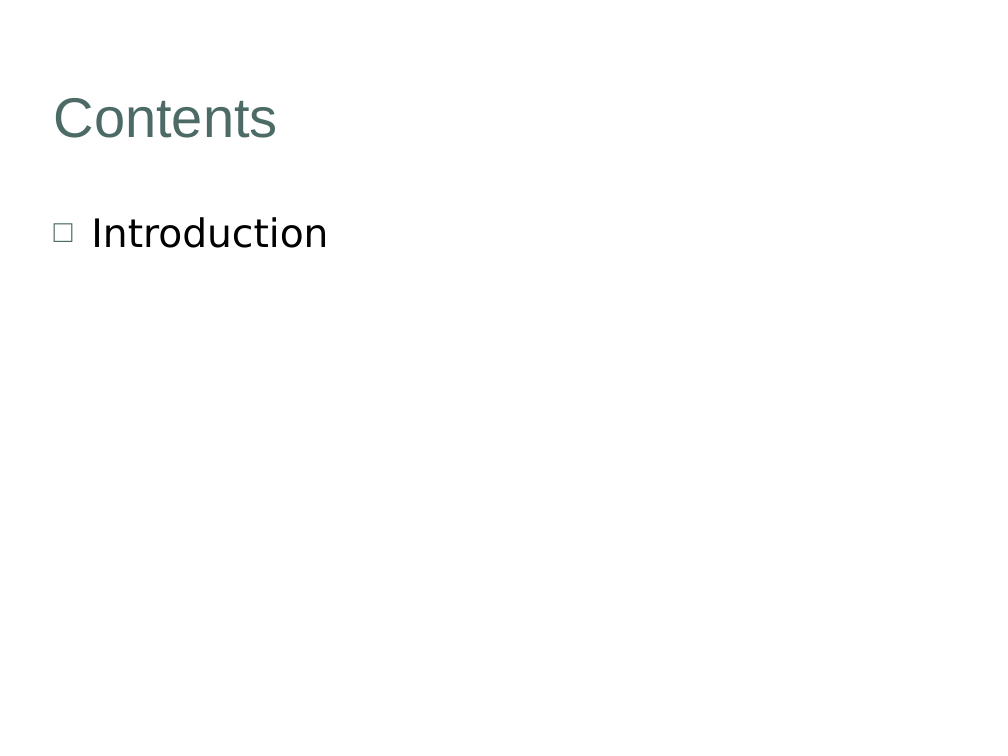
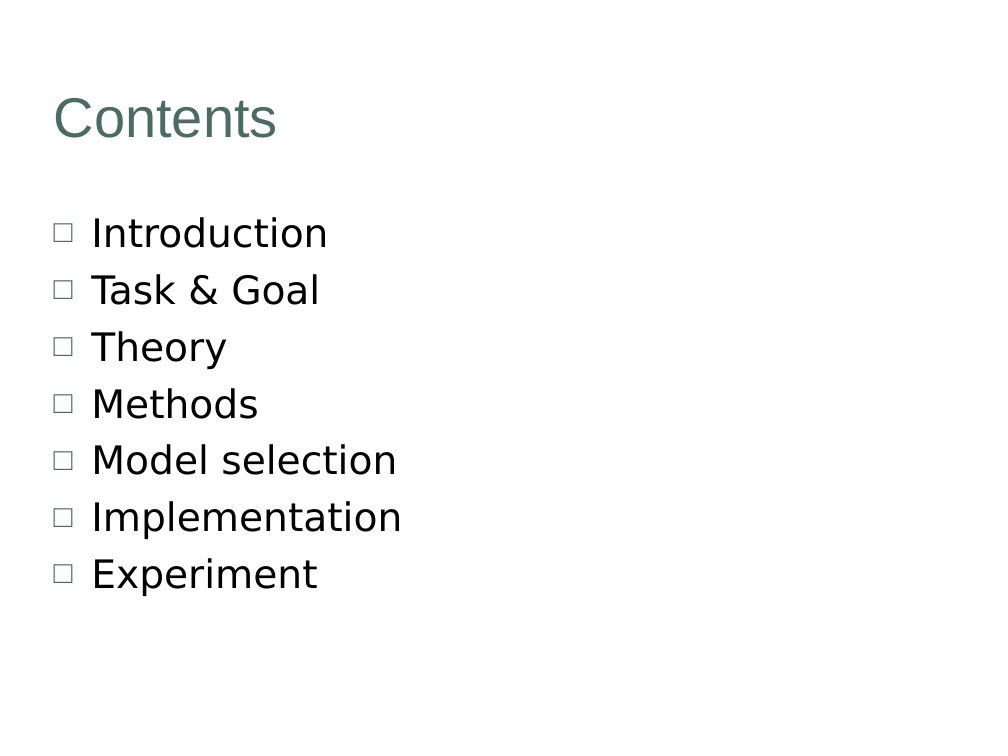
Before and after one commit to khulaifi95/ACS, a slide deck: slide 2 of Project/Presentation/Draft_Presentation.ppt. Drawn at 1008x756 pixels with LibreOffice and Linux fonts; fonts in the diff are those of the drawing; background and template pictures are left out. Boxes give left, top, right and bottom in pixels: in the first picture for what was removed or moved away, otherwise in the second. Text is boxed around its words. In the diff, an @@ line names an element or a change of style, - is before the commit and + after.

```diff
--- a/Project/Presentation/Draft_Presentation.ppt
+++ b/Project/Presentation/Draft_Presentation.ppt
@@ text at (91, 274, 402, 596): paragraphs added @@
+□ Task & Goal
+□ Theory
+□ Methods
+□ Model selection
+□ Implementation
+□ Experiment
```
Also in this commit, not shown: 4 other slides changed, 24 slides added, 15 slides removed, 6 other files.
